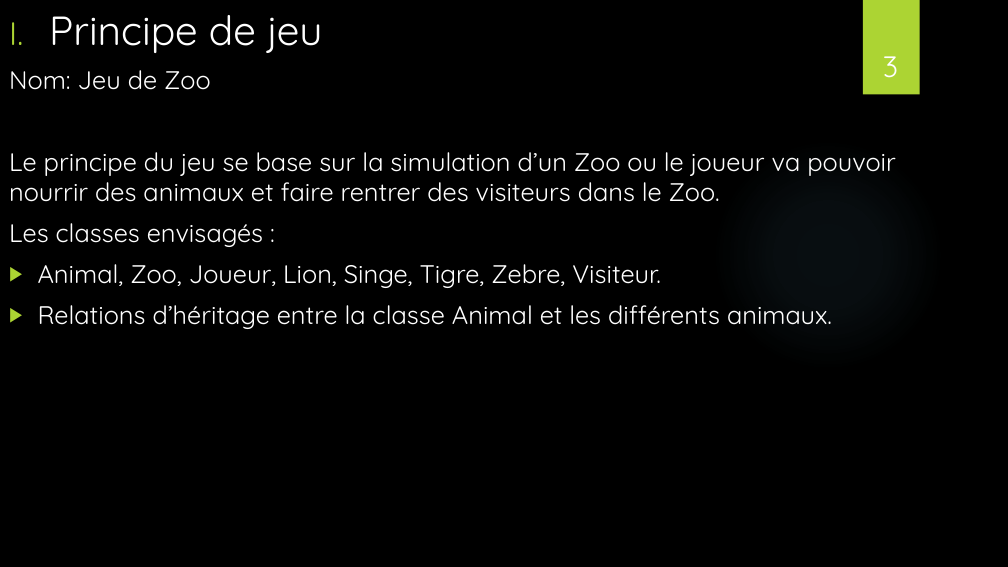
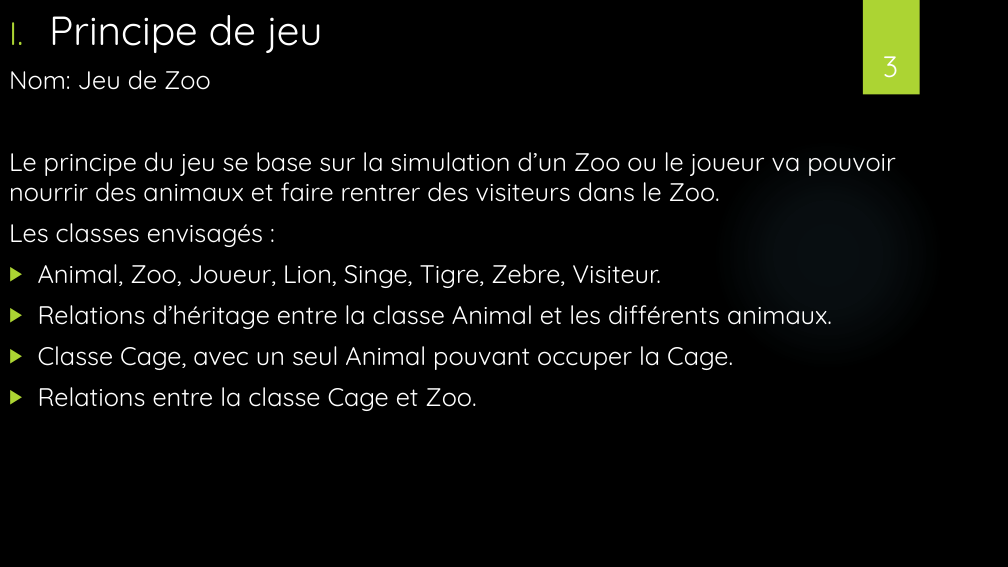
Before and after one commit to Idricealy/JeuZoo, a slide deck: slide 3 of src/doc/Presentation.pptx. Drawn at 1008x567 pixels with LibreOffice and Linux fonts; fonts in the diff are those of the drawing; background and template pictures are left out. Boxes give left, top, right and bottom in pixels: in the first picture for what was removed or moved away, otherwise in the second. Text is boxed around its words. In the diff, an @@ line names an element or a change of style, - is before the commit and + after.

Commit message:
modif PPT

```diff
--- a/src/doc/Presentation.pptx
+++ b/src/doc/Presentation.pptx
@@ text at <box>38,346,733,411</box>: paragraphs added @@
+▶ Classe Cage, avec un seul Animal pouvant occuper la Cage.
+▶ Relations entre la classe Cage et Zoo.
```
